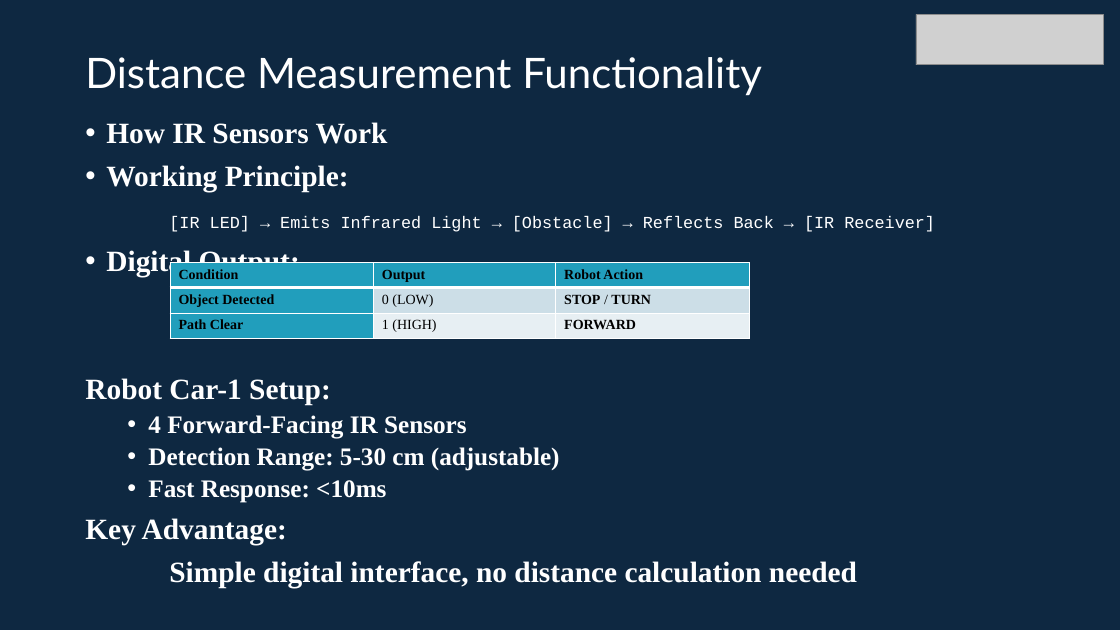
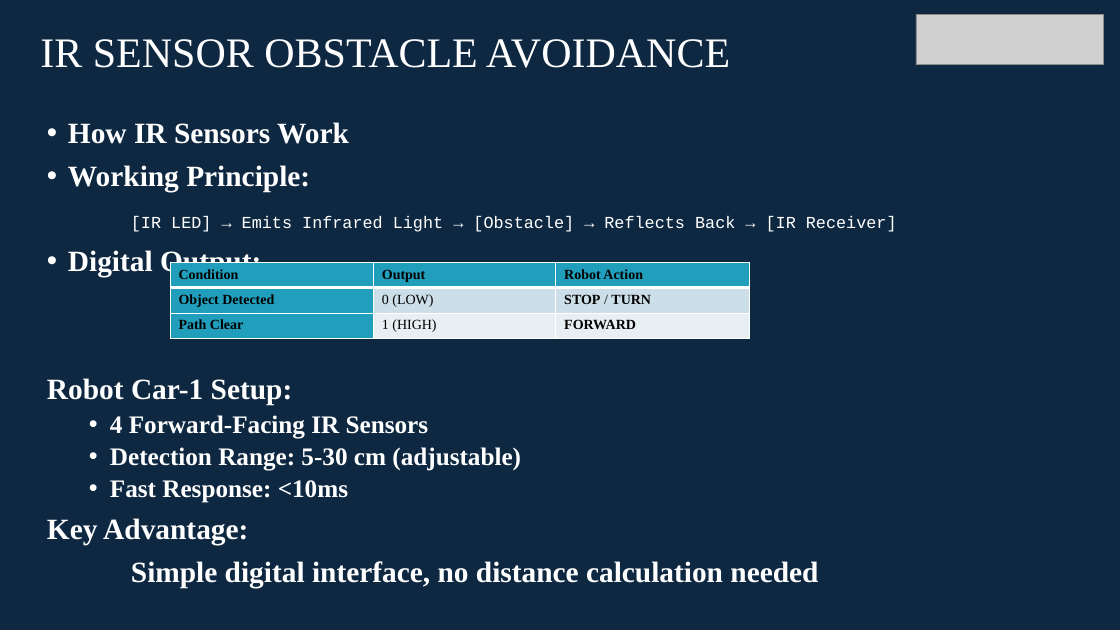
Before and after one commit to info-zas/zas-robotics-car-1-sensors, a slide deck: slide 9 of 01_FoundationProjects/05_Car_1_Infrared_ObstacleAvoidance/05_Car_1_Infrared_ObstacleAvoidance.pptx. Drawn at 1120x630 pixels with LibreOffice and Linux fonts; fonts in the diff are those of the drawing; grey boxes stand for pictures. Boxes give left, top, right and bottom in pixels: in the first picture for what was removed or moved away, otherwise in the second. Text is boxed around its words. In the diff, an @@ line names an element or a change of style, - is before the commit and + after.

```diff
--- a/01_FoundationProjects/05_Car_1_Infrared_ObstacleAvoidance/05_Car_1_Infrared_ObstacleAvoidance.pptx
+++ b/01_FoundationProjects/05_Car_1_Infrared_ObstacleAvoidance/05_Car_1_Infrared_ObstacleAvoidance.pptx
@@ title added at box(40, 39, 730, 68), 36 pt, text #FFFFFF @@
+IR SENSOR OBSTACLE AVOIDANCE
@@ title removed at box(85, 57, 762, 96) @@
-Distance Measurement Functionality
@@ text "How IR Sensors Work": place and size @@
-text "How IR Sensors Work" at box(85, 122, 935, 588)
+text "How IR Sensors Work" at box(47, 122, 897, 588)
```
Also in this commit, not shown: 16 other slides changed.
